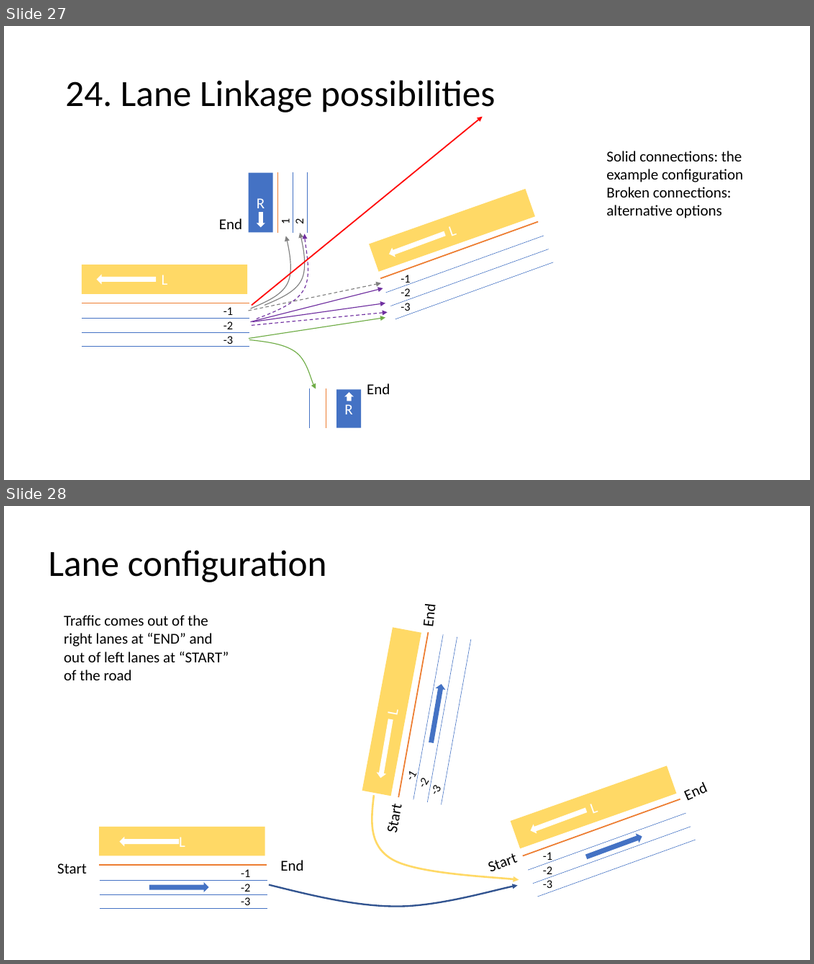
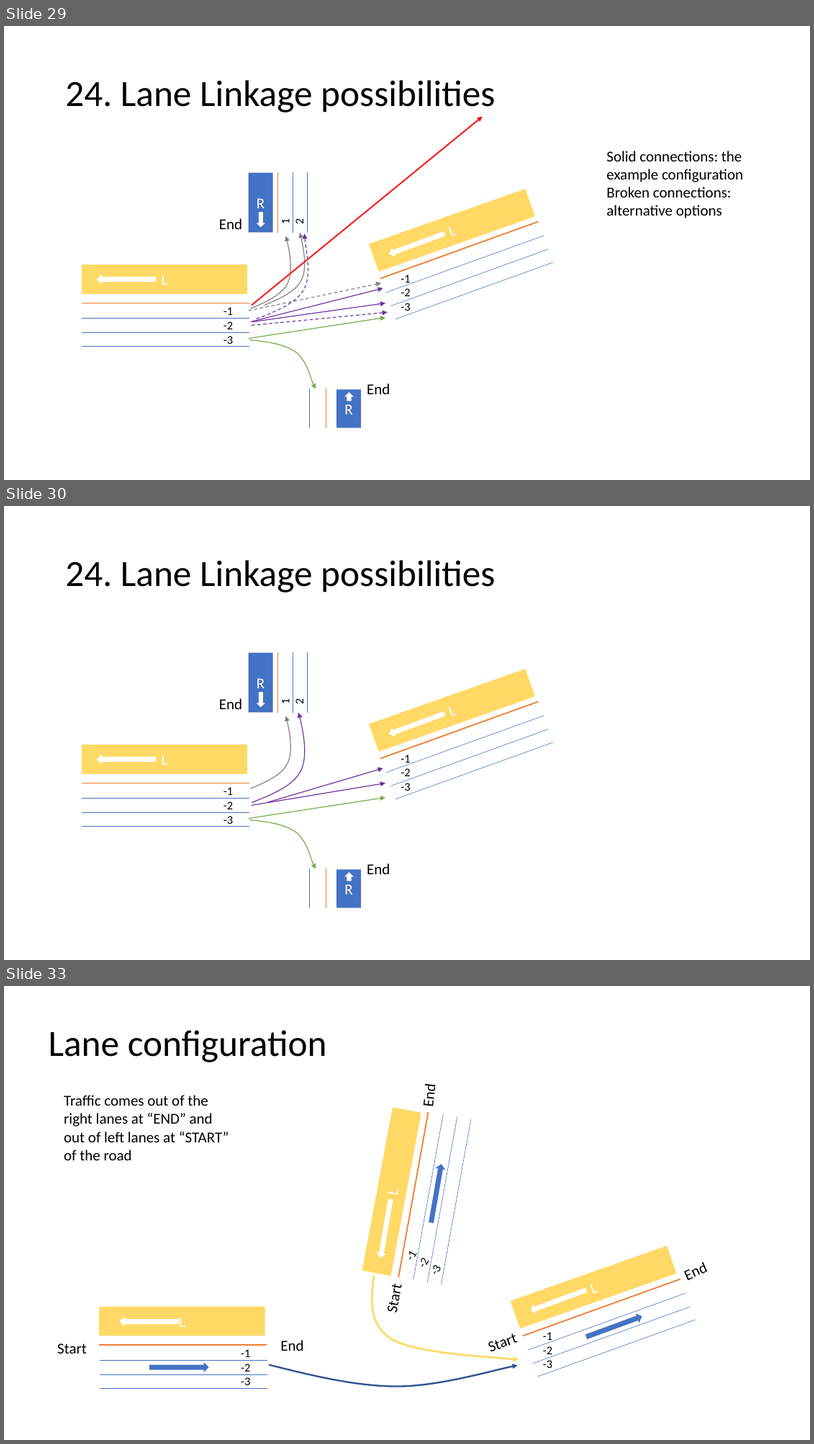
Before and after one commit to AugmentedDesignLab/junction-art, a slide deck: plan/challenges.pptx. Shown one above the other, each under a label of ours: slides 27 and 28 before the commit, slides 29, 30 and 33 after it; the slides between them are not shown. The pictures are 814x964 and 814x1444 pixels, drawn with LibreOffice and Linux fonts; fonts in the diff are those of the drawing. Boxes give left, top, right and bottom in pixels: in the first picture for what was removed or moved away, otherwise in the second. Text is boxed around its words. In the diff, an @@ line names an element or a change of style, - is before the commit and + after.

```diff
--- a/plan/challenges.pptx
+++ b/plan/challenges.pptx
@@ slide 30 added at [4,506,810,960], background #FFFFFF @@
@@ title added at [65,560,495,592], 44 pt, text #000000 @@
+24. Lane Linkage possibilities
@@ rectangle added at [248,652,273,713], fill #4472C4, 18 pt, text #FFFFFF @@
+R
@@ line added from (278, 713) to (278, 652), #ED7D31 1.5 pt @@
@@ line added from (293, 713) to (293, 651), #4472C4 0.5 pt @@
@@ line added from (307, 713) to (307, 651), #4472C4 0.5 pt @@
@@ rectangle added at [369,669,535,751], fill #FFD966, 18 pt, text #FFFFFF @@
+L
@@ text added at [219,698,242,709], 18 pt, text #000000 @@
+End
@@ down arrow added at [257,692,265,707], fill #FFFFFF @@
@@ text added at [278,698,307,704], 14 pt, text #000000 @@
+1
+2
@@ freeform shape added at [251,716,291,788], outline #808080 1 pt @@
@@ freeform shape added at [252,713,304,802], outline #7030A0 1 pt @@
@@ right arrow added at [388,709,447,739], fill #FFFFFF @@
@@ rectangle added at [82,744,247,773], fill #FFD966, 18 pt, text #FFFFFF @@
+L
@@ right arrow added at [97,754,156,764], fill #FFFFFF @@
@@ group added at [381,701,554,799]: 4 lines, 1 text @@
+-1
+-2
+-3
@@ arrow added from (252, 805) to (386, 783), #7030A0 1 pt @@
@@ arrow added from (267, 803) to (383, 768), #7030A0 1 pt @@
@@ text added at [224,787,233,826], 14 pt, text #000000 @@
+-1
+-2
+-3
@@ arrow added from (249, 818) to (386, 798), #70AD47 1 pt @@
@@ group added at [82,783,250,826]: 4 lines @@
@@ freeform shape added at [250,819,316,868], outline #70AD47 1 pt @@
@@ line added from (309, 908) to (309, 868), #4472C4 0.5 pt @@
@@ line added from (327, 908) to (327, 868), #ED7D31 1.5 pt @@
@@ rectangle added at [337,869,362,908], fill #4472C4, 18 pt, text #FFFFFF @@
+R
@@ down arrow added at [345,872,354,881], fill #FFFFFF @@
@@ text added at [367,863,390,874], 18 pt, text #000000 @@
+End
@@ what was slide 27 is now slide 29 @@
@@ what was slide 28 is now slide 33 @@
```
Also in this commit, not shown: 4 other slides added, 7 other files.
